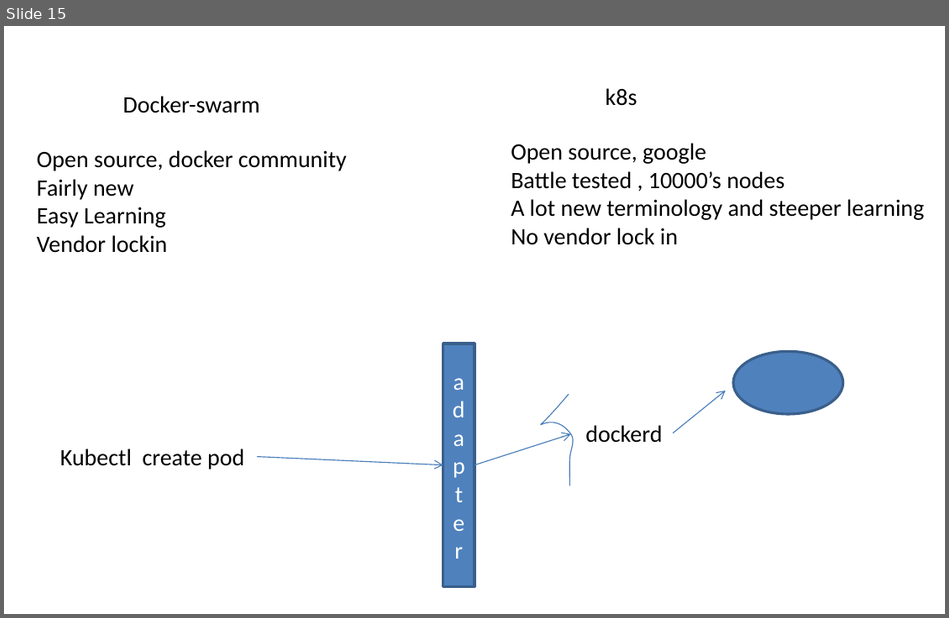
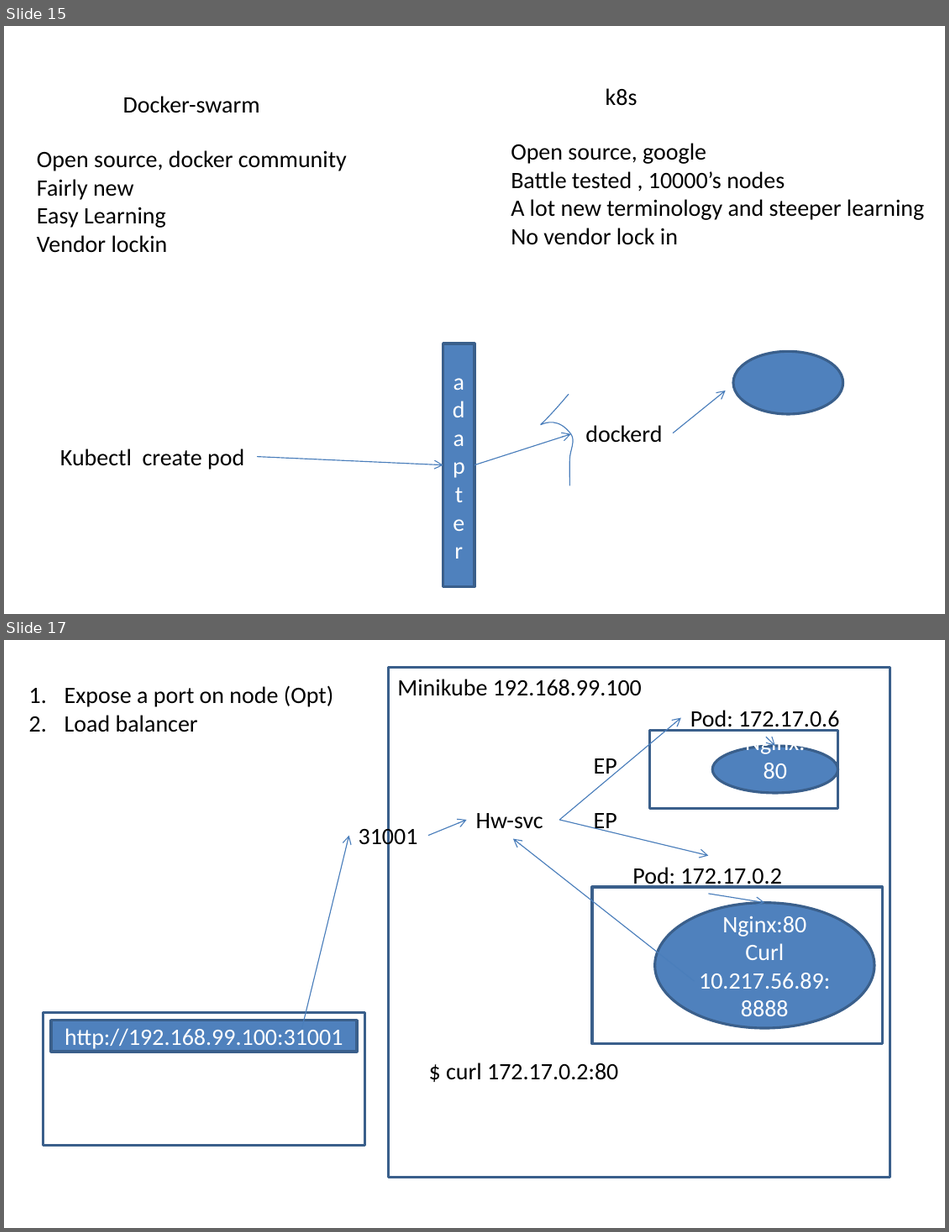
Before and after one commit to AdityaSP/ora-jul22-dock-kube, a slide deck: rough-diag.pptx. Shown one above the other, each under a label of ours: slide 15 before the commit, slides 15 and 17 after it; the slides between them are not shown. The pictures are 949x618 and 949x1232 pixels, drawn with LibreOffice and Linux fonts; fonts in the diff are those of the drawing. Boxes give left, top, right and bottom in pixels: in the first picture for what was removed or moved away, otherwise in the second. Text is boxed around its words. In the diff, an @@ line names an element or a change of style, - is before the commit and + after.

```diff
--- a/rough-diag.pptx
+++ b/rough-diag.pptx
@@ slide 17 added at bbox=[4, 640, 945, 1228], background #FFFFFF @@
@@ text added at bbox=[64, 685, 333, 732], 18 pt, text #000000 @@
+1. Expose a port on node (Opt)
+2. Load balancer
@@ rectangle added at bbox=[388, 667, 889, 1178], outline #3A5F8C 2 pt @@
@@ text added at bbox=[397, 679, 642, 696], 18 pt, text #000000 @@
+Minikube 192.168.99.100
@@ text added at bbox=[690, 710, 839, 732], 18 pt, text #000000 @@
+Pod: 172.17.0.6
@@ arrow added from (559, 820) to (681, 718), #4B7EBC 0.75 pt @@
@@ rectangle added at bbox=[649, 731, 837, 808], outline #3A5F8C 2 pt @@
@@ arrow added from (766, 737) to (775, 745), #4B7EBC 0.75 pt @@
@@ text added at bbox=[594, 758, 617, 779], 18 pt, text #000000 @@
+EP
@@ ellipse added at bbox=[712, 745, 837, 792], fill #4F81BD, outline #3A5F8C 2 pt, 18 pt, text #FFFFFF @@
+Nginx:80
@@ text added at bbox=[476, 813, 543, 829], 18 pt, text #000000 @@
+Hw-svc
@@ text added at bbox=[594, 813, 617, 834], 18 pt, text #000000 @@
+EP
@@ arrow added from (302, 1027) to (349, 836), #4B7EBC 0.75 pt @@
@@ text added at bbox=[358, 825, 418, 850], 18 pt, text #000000 @@
+31001
@@ arrow added from (428, 836) to (467, 820), #4B7EBC 0.75 pt @@
@@ arrow added from (694, 980) to (513, 838), #4B7EBC 0.75 pt @@
@@ arrow added from (559, 820) to (709, 855), #4B7EBC 0.75 pt @@
@@ rectangle added at bbox=[592, 886, 882, 1043], outline #3A5F8C 2 pt @@
@@ text added at bbox=[632, 867, 781, 889], 18 pt, text #000000 @@
+Pod: 172.17.0.2
@@ ellipse added at bbox=[655, 902, 874, 1027], fill #4F81BD, outline #3A5F8C 2 pt, 18 pt, text #FFFFFF @@
+Nginx:80
+Curl 10.217.56.89:8888
@@ arrow added from (709, 894) to (764, 902), #4B7EBC 0.75 pt @@
@@ rectangle added at bbox=[43, 1013, 365, 1147], outline #3A5F8C 2 pt @@
@@ rectangle added at bbox=[51, 1020, 357, 1051], fill #4F81BD, outline #3A5F8C 2 pt, 18 pt, text #FFFFFF @@
+http://192.168.99.100:31001
@@ text added at bbox=[446, 1063, 618, 1080], 18 pt, text #000000 @@
+$ curl 172.17.0.2:80
```
Also in this commit, not shown: 1 slide changed, 1 other slide added.
